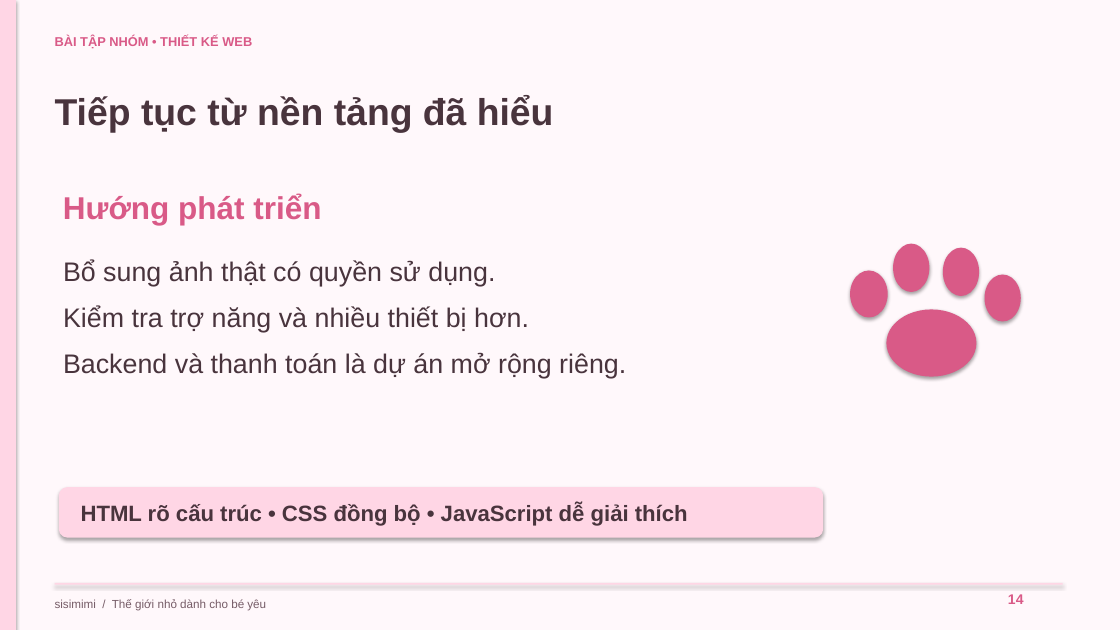
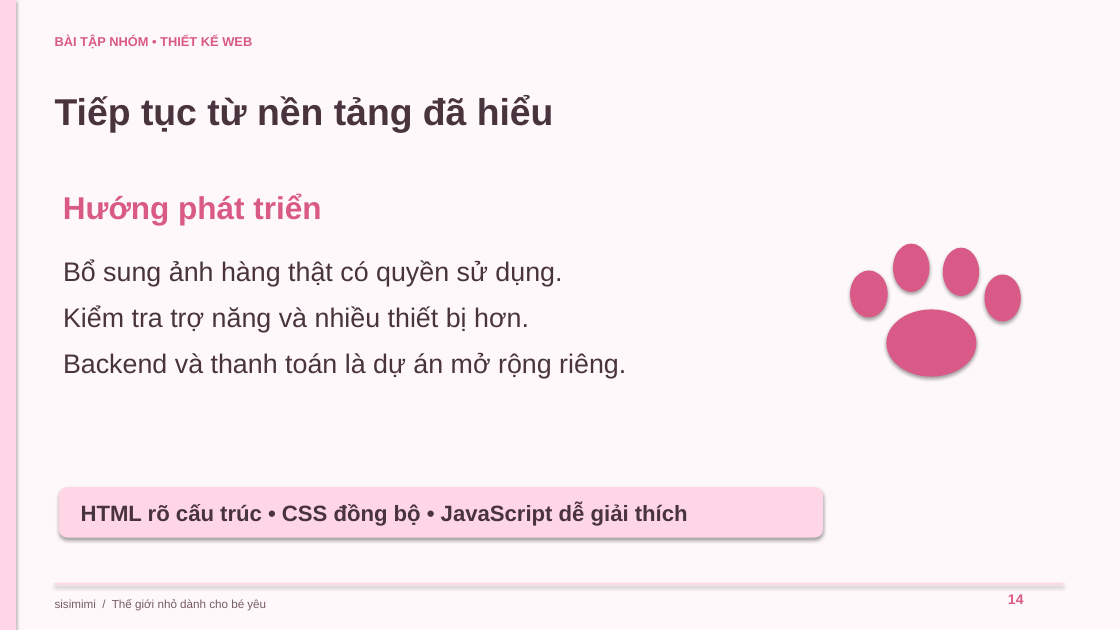
Before and after one commit to vuson141226-png/newskill, a slide deck: slide 14 of sisimimi/docs/BAO_CAO.pptx. Drawn at 1120x630 pixels with LibreOffice and Linux fonts; fonts in the diff are those of the drawing. Boxes give left, top, right and bottom in pixels: in the first picture for what was removed or moved away, otherwise in the second. Text is boxed around its words. In the diff, an @@ line names an element or a change of style, - is before the commit and + after.

```diff
--- a/sisimimi/docs/BAO_CAO.pptx
+++ b/sisimimi/docs/BAO_CAO.pptx
@@ text at (x1=63, y1=260, x2=562, y2=286): text changed @@
-Bổ sung ảnh thật có quyền sử dụng.
+Bổ sung ảnh hàng thật có quyền sử dụng.
```
Also in this commit, not shown: 5 other slides changed, 58 other files.
